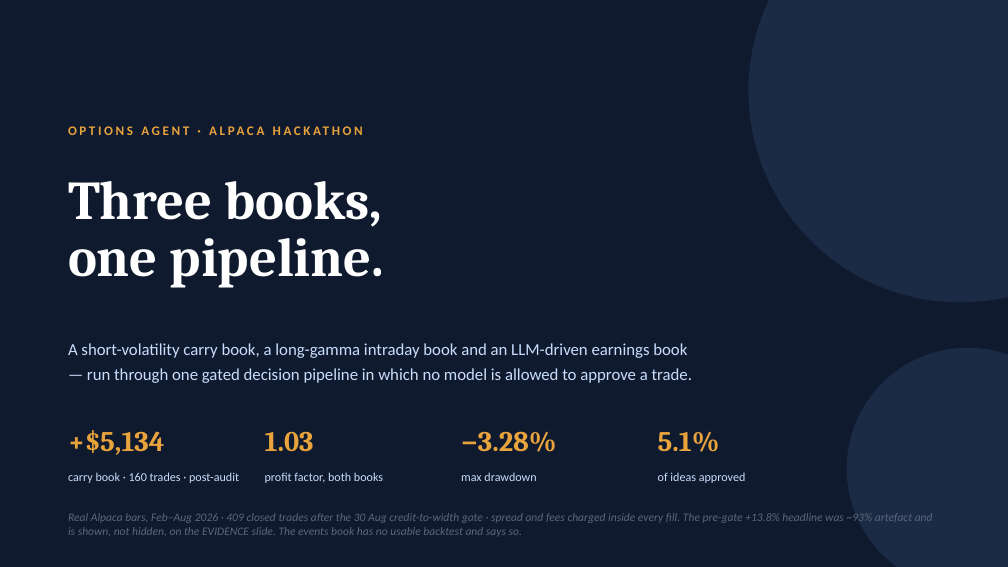
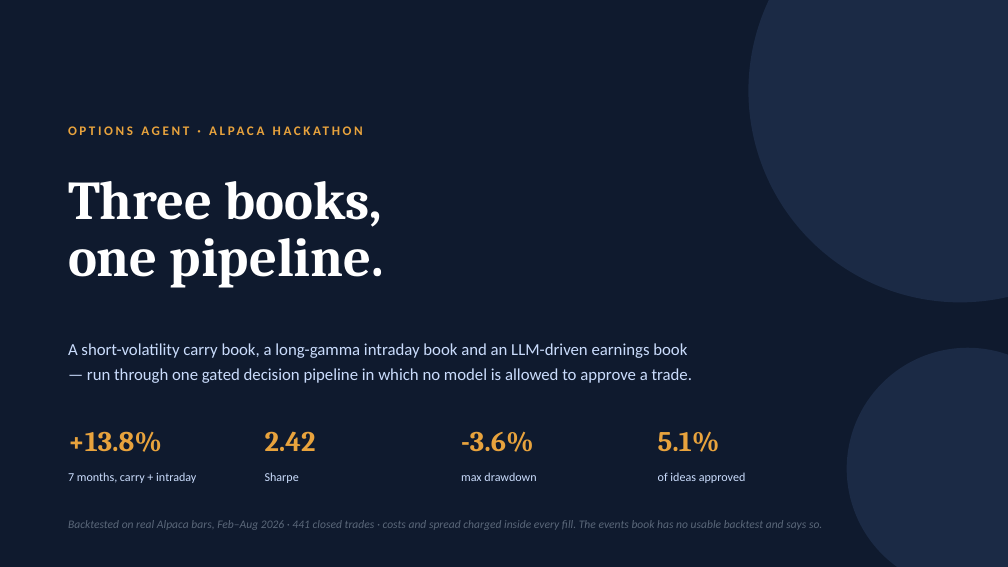
Before and after one commit to hivan04/alpaca-hackathon, a slide deck: slide 1 of docs/options-agent-strategy.pptx. Drawn at 1008x567 pixels with LibreOffice and Linux fonts; fonts in the diff are those of the drawing. Boxes give left, top, right and bottom in pixels: in the first picture for what was removed or moved away, otherwise in the second. Text is boxed around its words. In the diff, an @@ line names an element or a change of style, - is before the commit and + after.

```diff
--- a/docs/options-agent-strategy.pptx
+++ b/docs/options-agent-strategy.pptx
@@ text at [68, 431, 162, 452]: text changed @@
-+$5,134
++13.8%
@@ text at [265, 431, 316, 451]: text changed @@
-1.03
+2.42
@@ text at [461, 431, 534, 452]: text changed @@
-−3.28%
+-3.6%
@@ text at [68, 472, 196, 483]: text changed @@
-carry book · 160 trades · post-audit
+7 months, carry + intraday
@@ text at [265, 472, 299, 483]: text changed @@
-profit factor, both books
+Sharpe
@@ text at [68, 520, 822, 530]: text changed @@
-Real Alpaca bars, Feb–Aug 2026 · 409 closed trades after the 30 Aug credit-to-width gate · spread and fees charged inside every fill. The pre-gate +13.8% headline was ~93% artefact and is shown, not hidden, on the EVIDENCE slide. The events book has no usable backtest and says so.
+Backtested on real Alpaca bars, Feb–Aug 2026 · 441 closed trades · costs and spread charged inside every fill. The events book has no usable backtest and says so.
```
Also in this commit, not shown: 1 other slide changed, 5 slides added, 6 slides removed, 19 other files.
